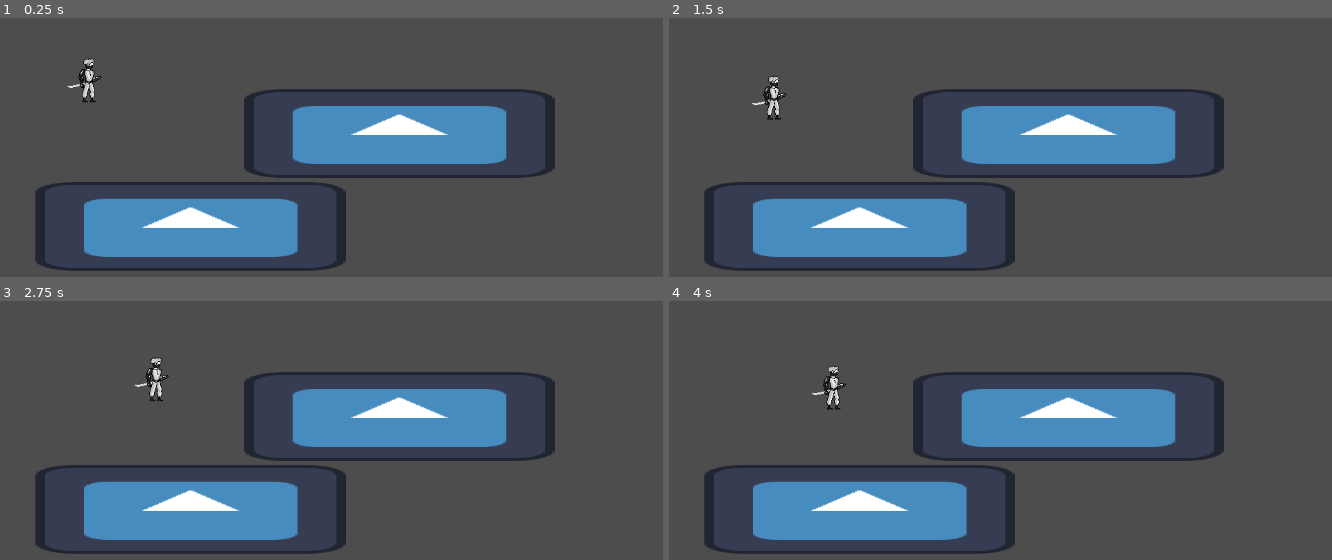
Above: before the commit, frames 1-4 (two rows, left to right).
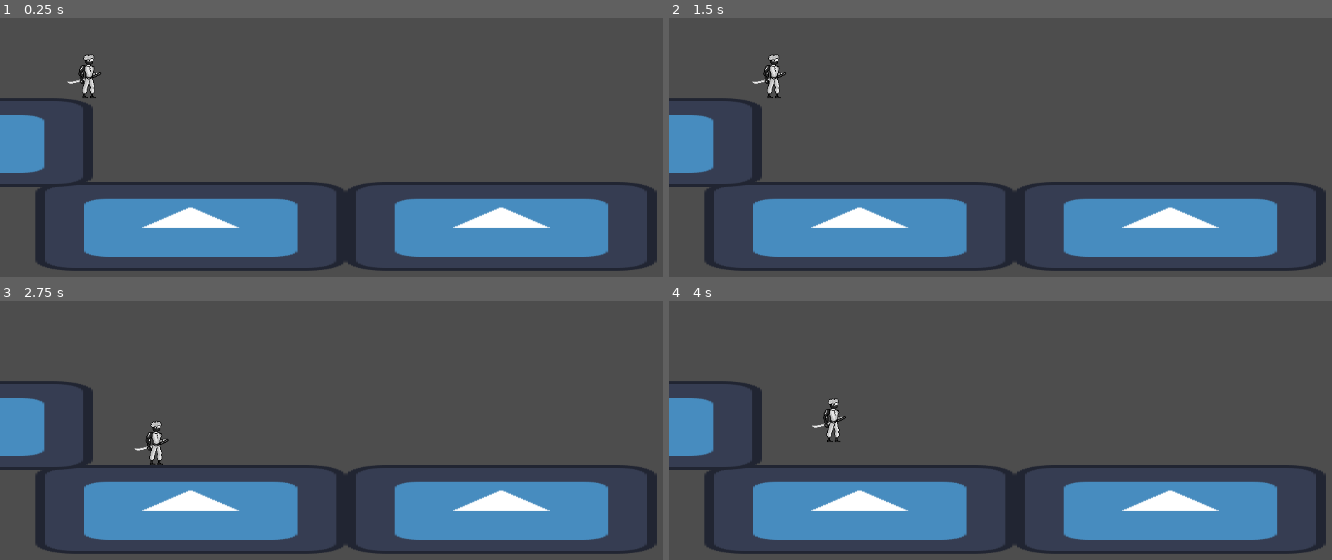
Above: after the commit, the same moments.

Repository: Dkoplik/Paint-it-Black
Game: Godot game, scene res://movement_test.tscn
Same seed, same stepped clock (60 frames per second), same inputs: the game is played once before the commit and once after it. The project has no main scene, so this scene is started directly. The engine's default icon, where the game draws it, is replaced by a stand-in: a white triangle on a blue panel in a dark square.
Inputs:
- Up to frame 1 (0.25 s): no input
- Up to frame 2 (1.5 s): hold D (right) from 0.53 s (still down); tap Space (jump) at 0.6, 0.77, 1.07, 1.35 s
- Up to frame 3 (2.75 s): tap Space (jump) at 1.52, 1.82, 2.1 s; release D (right) at 2.03 s; hold A (left) from 2.03 s (still down)
- Up to frame 4 (4 s): keep holding A (left); tap Space (jump) at 2.85, 3.02, 3.32, 3.6, 3.77 s

The runs differ from the first frame. In frame 1, 21% of the frame differs, in the area x 0-100%, y 13-98%; in frame 2, 21%; in frame 3, 21%, in the area x 0-100%, y 22-98%; in frame 4, 21%.

Commit message:
Пофиксил прыжки от стен

Diff:
--- a/Paint-it-Black/CharacterMovementController.gd
+++ b/Paint-it-Black/CharacterMovementController.gd
@@ -33,10 +33,10 @@
 	if character_body.is_on_wall(): # прыжок от стены
 		var wall_position = character_body.get_wall_normal()
 		if wall_position.x>0: # стена слева
-			character_body.velocity.y = movement_resource.jump_speed
+			character_body.velocity.y -= movement_resource.jump_speed
 			character_body.velocity.x += movement_resource.jump_speed
 		else: # стена справа
-			character_body.velocity.y = movement_resource.jump_speed
+			character_body.velocity.y -= movement_resource.jump_speed
 			character_body.velocity.x -= movement_resource.jump_speed
 
 # вычисление скорости
--- a/Paint-it-Black/movement_test.tscn
+++ b/Paint-it-Black/movement_test.tscn
@@ -11,20 +11,20 @@
 movement_acceleration = 49.5
 max_movement_speed = 61.2
 gravity = 500.0
-jump_speed = 300.0
+jump_speed = 200.0
 max_fall_speed = 5000.0
-sliding_acceleration = 10.8
+sliding_acceleration = 10.0
 max_sliding_speed = 25.0
-jump_angle = 19.1
+jump_angle = 0.0
 
 [sub_resource type="RectangleShape2D" id="RectangleShape2D_kqd5g"]
 size = Vector2(26, 64)
 
-[sub_resource type="RectangleShape2D" id="RectangleShape2D_yq4it"]
-size = Vector2(450, 127)
+[sub_resource type="RectangleShape2D" id="RectangleShape2D_5w5uj"]
+size = Vector2(897, 128)
 
-[sub_resource type="RectangleShape2D" id="RectangleShape2D_5w5uj"]
-size = Vector2(448, 128)
+[sub_resource type="RectangleShape2D" id="RectangleShape2D_xb1co"]
+size = Vector2(448, 127)
 
 [node name="Node2D" type="Node2D"]
 position = Vector2(128.555, 80.7204)
@@ -43,18 +43,6 @@
 [node name="Sprite2D" type="Sprite2D" parent="CharacterBody2D"]
 texture = ExtResource("2_p2mxi")
 
-[node name="StaticBody2D" type="StaticBody2D" parent="."]
-position = Vector2(344.088, 94.8409)
-
-[node name="Sprite2D" type="Sprite2D" parent="StaticBody2D"]
-position = Vector2(103.127, -1.21692)
-scale = Vector2(3.5, 1)
-texture = ExtResource("5_jexfr")
-
-[node name="CollisionShape2D" type="CollisionShape2D" parent="StaticBody2D"]
-position = Vector2(103.357, -1.06126)
-shape = SubResource("RectangleShape2D_yq4it")
-
 [node name="StaticBody2D2" type="StaticBody2D" parent="."]
 position = Vector2(43.3176, 228.497)
 
@@ -64,5 +52,22 @@
 texture = ExtResource("5_jexfr")
 
 [node name="CollisionShape2D" type="CollisionShape2D" parent="StaticBody2D2"]
+position = Vector2(327.627, -1.21692)
+shape = SubResource("RectangleShape2D_5w5uj")
+
+[node name="Sprite2D2" type="Sprite2D" parent="StaticBody2D2"]
+position = Vector2(551.127, -1.21741)
+scale = Vector2(3.5, 1)
+texture = ExtResource("5_jexfr")
+
+[node name="StaticBody2D3" type="StaticBody2D" parent="."]
+position = Vector2(-321.555, 107.28)
+
+[node name="Sprite2D" type="Sprite2D" parent="StaticBody2D3"]
 position = Vector2(103.127, -1.21692)
-shape = SubResource("RectangleShape2D_5w5uj")
+scale = Vector2(3.5, 1)
+texture = ExtResource("5_jexfr")
+
+[node name="CollisionShape2D" type="CollisionShape2D" parent="StaticBody2D3"]
+position = Vector2(103, -1.49998)
+shape = SubResource("RectangleShape2D_xb1co")
